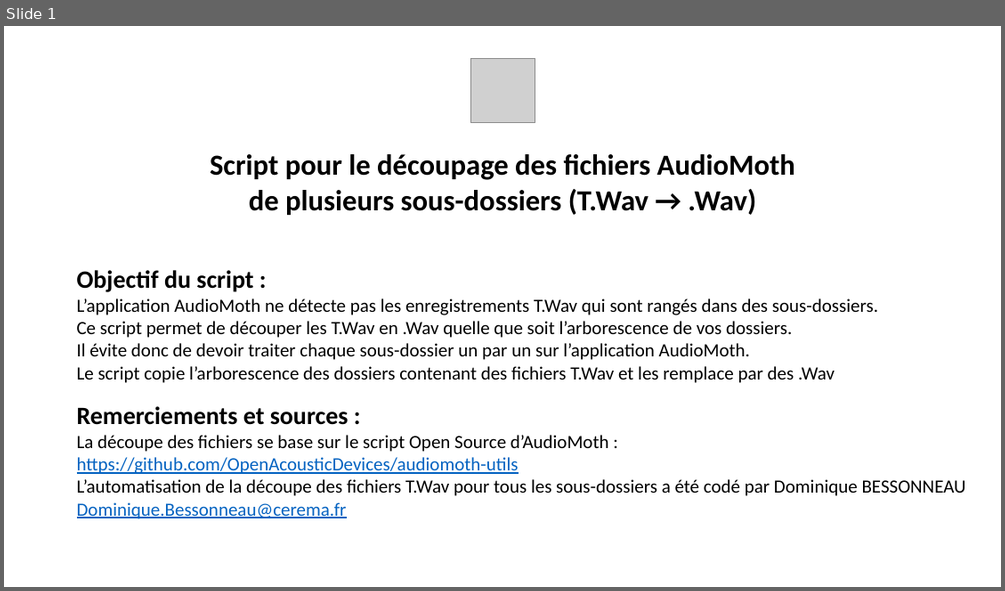
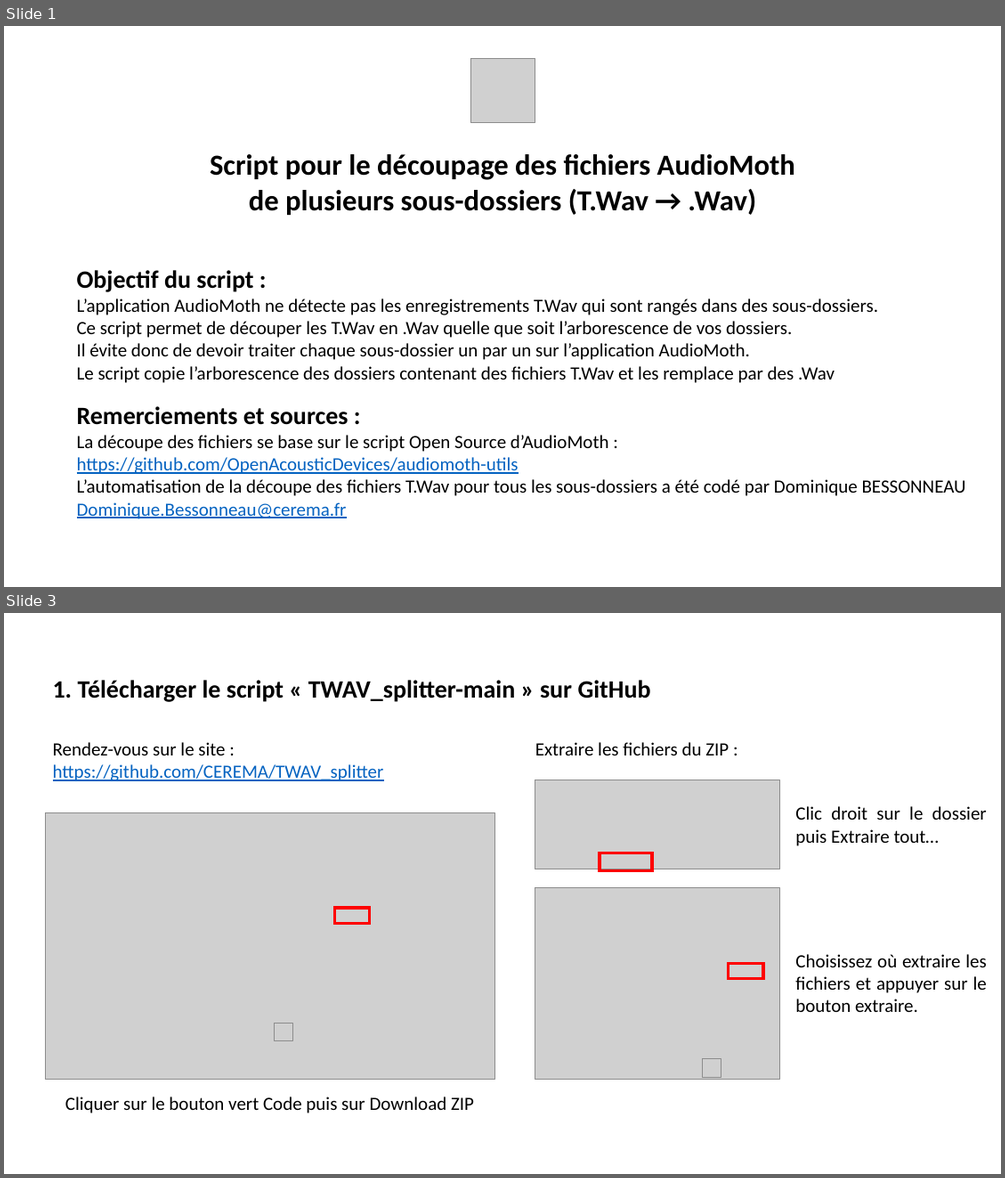
Before and after one commit to CEREMA/TWAV_splitter, a slide deck: Tuto_decoup_TWAV.pptx. Shown one above the other, each under a label of ours: slide 1 before the commit, slides 1 and 3 after it; the slides between them are not shown. The pictures are 1005x591 and 1005x1178 pixels, drawn with LibreOffice and Linux fonts; fonts in the diff are those of the drawing; grey boxes stand for pictures. Boxes give left, top, right and bottom in pixels: in the first picture for what was removed or moved away, otherwise in the second. Text is boxed around its words. In the diff, an @@ line names an element or a change of style, - is before the commit and + after.

```diff
--- a/Tuto_decoup_TWAV.pptx
+++ b/Tuto_decoup_TWAV.pptx
@@ slide 3 added at [4, 613, 1001, 1174], background #FFFFFF @@
@@ text added at [53, 680, 651, 702], 24 pt, text #000000, bold @@
+1. Télécharger le script « TWAV_splitter-main » sur GitHub
@@ text added at [53, 742, 384, 781], 18 pt, text #0563C1, underline @@
+Rendez-vous sur le site :
+https://github.com/CEREMA/TWAV_splitter
@@ text added at [535, 742, 728, 755], 18 pt, text #000000 @@
+Extraire les fichiers du ZIP :
@@ picture added at [535, 779, 779, 868] @@
@@ picture added at [45, 812, 494, 1078] @@
@@ text added at [795, 806, 987, 846], 18 pt, text #000000 @@
+Clic droit sur le dossier puis Extraire tout…
@@ rectangle added at [599, 853, 652, 871], outline #FF0000 3 pt @@
@@ picture added at [535, 887, 779, 1078] @@
@@ rectangle added at [334, 908, 369, 924], outline #FF0000 3 pt @@
@@ text added at [795, 954, 987, 1012], 18 pt, text #000000 @@
+Choisissez où extraire les fichiers et appuyer sur le bouton extraire.
@@ rectangle added at [728, 964, 764, 979], outline #FF0000 3 pt @@
@@ picture added at [275, 1022, 293, 1041] @@
@@ picture added at [703, 1059, 721, 1078] @@
@@ text added at [65, 1096, 474, 1113], 18 pt, text #000000 @@
+Cliquer sur le bouton vert Code puis sur Download ZIP
```
Also in this commit, not shown: 5 slides changed, 1 other file.
